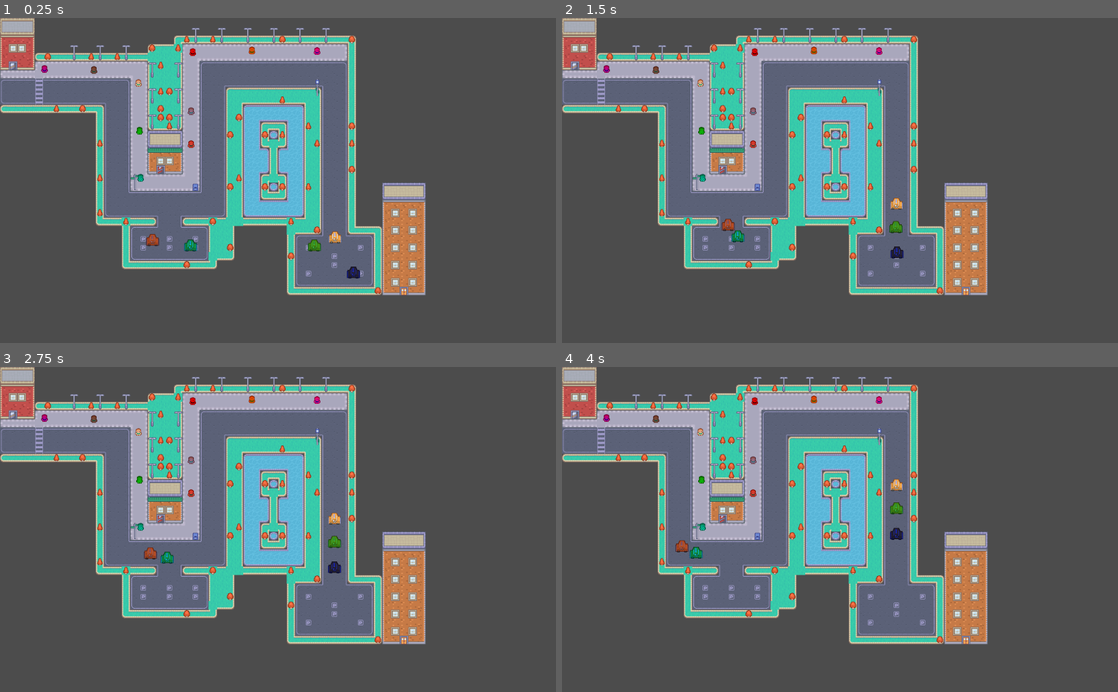
Above: before the commit, frames 1-4 (two rows, left to right).
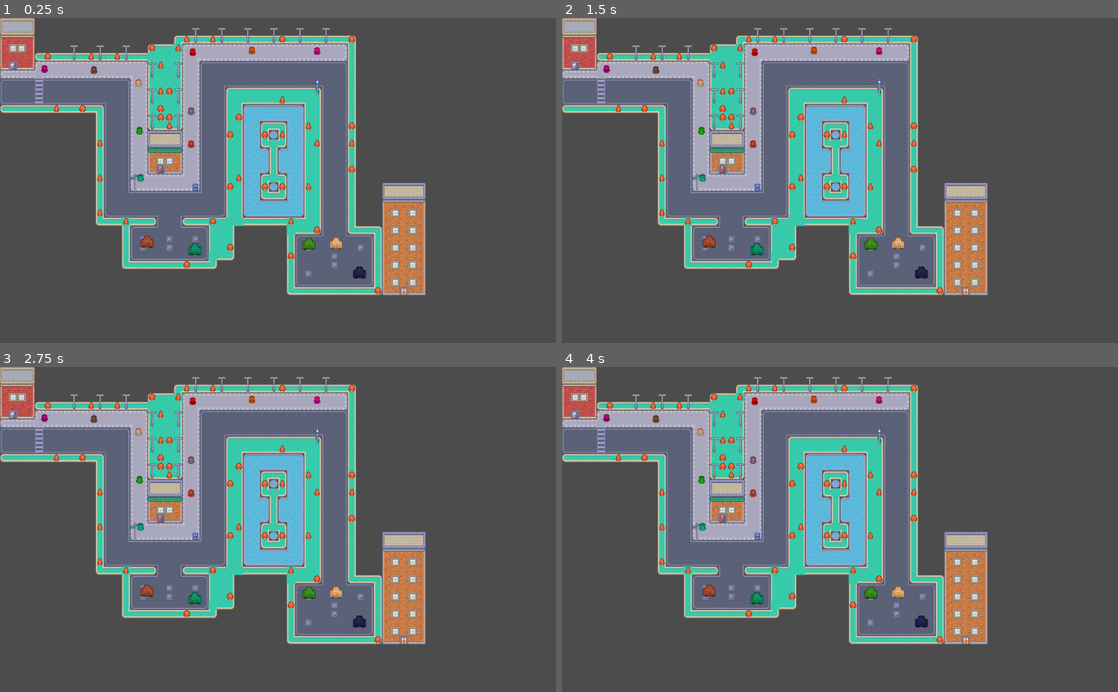
Above: after the commit, the same moments.

Repository: CSMA-Technology/godot-town
Game: Godot game, scene res://GodotTown.tscn
The game is run twice, just before and just after one commit, with the same random seed, the same clock (stepped at 60 frames per second) and the same inputs.
Inputs:
- Up to frame 1 (0.25 s): no input
- Up to frame 2 (1.5 s): no input
- Up to frame 3 (2.75 s): no input
- Up to frame 4 (4 s): no input

The runs differ from the first frame. In frame 1, 0.5% of the frame differs, in the area x 25-66%, y 65-81%; in frame 2, 0.7%; in frame 3, 0.7%; in frame 4, 0.7%, in the area x 20-66%, y 34-81%.

Commit message:
renamed tiles

Diff:
--- a/GodotTown.tscn
+++ b/GodotTown.tscn
@@ -1,33 +1,8 @@
-[gd_scene load_steps=12 format=2]
+[gd_scene load_steps=7 format=2]
 
 [ext_resource path="res://assets/tilemap_packed.png" type="Texture" id=1]
 [ext_resource path="res://Car.tscn" type="PackedScene" id=2]
 [ext_resource path="res://Pedestrian.tscn" type="PackedScene" id=3]
-
-[sub_resource type="NavigationPolygon" id=51]
-vertices = PoolVector2Array( 0, 0, 16, 0, 16, 16, 0, 16 )
-polygons = [ PoolIntArray( 0, 1, 2, 3 ) ]
-outlines = [ PoolVector2Array( 0, 0, 16, 0, 16, 16, 0, 16 ) ]
-
-[sub_resource type="NavigationPolygon" id=54]
-vertices = PoolVector2Array( 0, 0, 16, 0, 16, 16, 0, 16 )
-polygons = [ PoolIntArray( 0, 1, 2, 3 ) ]
-outlines = [ PoolVector2Array( 0, 0, 16, 0, 16, 16, 0, 16 ) ]
-
-[sub_resource type="NavigationPolygon" id=71]
-vertices = PoolVector2Array( 0, 0, 16, 0, 16, 16, 0, 16 )
-polygons = [ PoolIntArray( 0, 1, 2, 3 ) ]
-outlines = [ PoolVector2Array( 0, 0, 16, 0, 16, 16, 0, 16 ) ]
-
-[sub_resource type="NavigationPolygon" id=72]
-vertices = PoolVector2Array( 0, 0, 16, 0, 16, 16, 0, 16 )
-polygons = [ PoolIntArray( 0, 1, 2, 3 ) ]
-outlines = [ PoolVector2Array( 0, 0, 16, 0, 16, 16, 0, 16 ) ]
-
-[sub_resource type="NavigationPolygon" id=73]
-vertices = PoolVector2Array( 0, 0, 16, 0, 16, 16, 0, 16 )
-polygons = [ PoolIntArray( 0, 1, 2, 3 ) ]
-outlines = [ PoolVector2Array( 0, 0, 16, 0, 16, 16, 0, 16 ) ]
 
 [sub_resource type="TileSet" id=47]
 0/name = "Roads"
@@ -40,7 +15,7 @@
 0/autotile/tile_size = Vector2( 16, 16 )
 0/autotile/spacing = 0
 0/autotile/occluder_map = [  ]
-0/autotile/navpoly_map = [ Vector2( 0, 1 ), SubResource( 51 ), Vector2( 1, 1 ), SubResource( 54 ), Vector2( 9, 1 ), SubResource( 71 ), Vector2( 9, 2 ), SubResource( 72 ), Vector2( 10, 1 ), SubResource( 73 ) ]
+0/autotile/navpoly_map = [  ]
 0/autotile/priority_map = [ Vector3( 1, 0, 2 ) ]
 0/autotile/z_index_map = [  ]
 0/occluder_offset = Vector2( 0, 0 )
@@ -114,7 +89,7 @@
 3/shape_one_way_margin = 0.0
 3/shapes = [  ]
 3/z_index = 0
-4/name = "tilemap_packed.png 4"
+4/name = "grass autotile"
 4/texture = ExtResource( 1 )
 4/tex_offset = Vector2( 0, 0 )
 4/modulate = Color( 1, 1, 1, 1 )
@@ -137,7 +112,7 @@
 4/shape_one_way_margin = 0.0
 4/shapes = [  ]
 4/z_index = 0
-5/name = "tilemap_packed.png 5"
+5/name = "water autotile"
 5/texture = ExtResource( 1 )
 5/tex_offset = Vector2( 0, 0 )
 5/modulate = Color( 1, 1, 1, 1 )
